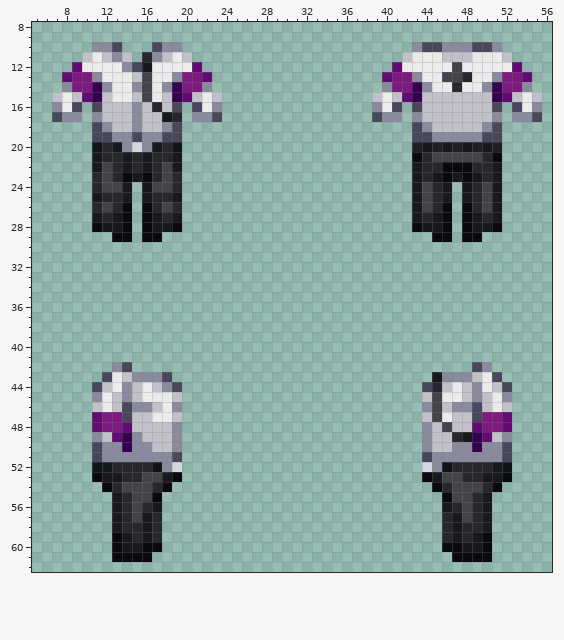
File history of a pixel-art sprite, Resources/Textures/Clothing/Uniforms/Jumpsuit/senior_researcher.rsi/equipped-INNERCLOTHING.png. Above is the file before it was changed.
The file is 64x64 pixels. Colours within 5 levels of each other are drawn and written as one. Shown: x 5..56, y 8..62.
The result:
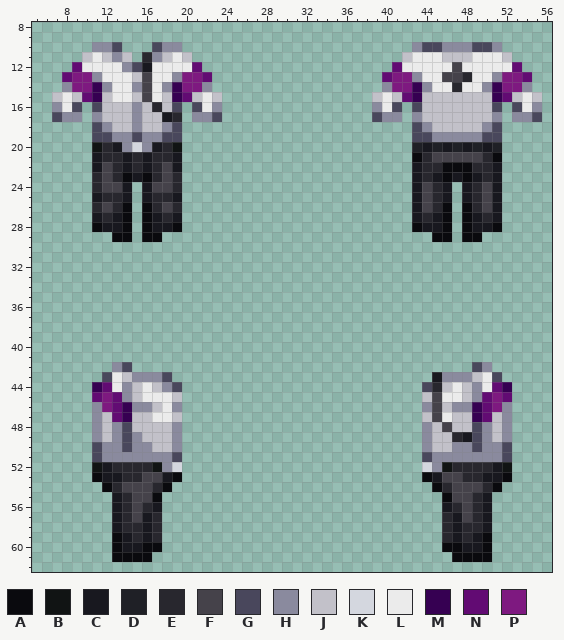
Palette (. is transparent): A #0a0a0e  B #111414  C #18181f  D #1f2026  E #28272e  F #45424a  G #49475c  H #8a8a9e  J #c2c1c9  K #d4d7df  L #ebebeb  M #360052  N #620b73  P #7e1980
Change:
{"y":44,"x":11,"old":"GJ","new":"MN"}
{"y":44,"x":51,"old":"JG","new":"NM"}
{"y":45,"x":11,"old":"HLJ","new":"NPN"}
{"y":45,"x":50,"old":"JLH","new":"NPN"}
{"y":46,"x":11,"old":"JLJG","new":"HPNM"}
{"y":46,"x":49,"old":"GJLJ","new":"MNPH"}
{"y":47,"x":11,"old":"NPPG","new":"HJNM"}
{"y":47,"x":49,"old":"GPPN","new":"MNJH"}
{"y":48,"x":11,"old":"NPPN","new":"HJHG"}
{"y":48,"x":49,"old":"NPPN","new":"GHJH"}
{"y":49,"x":13,"old":"NM","new":"HG"}
{"y":49,"x":49,"old":"MN","new":"GH"}
{"y":50,"x":14,"old":"M","new":"G"}
{"y":50,"x":49,"old":"M","new":"G"}
